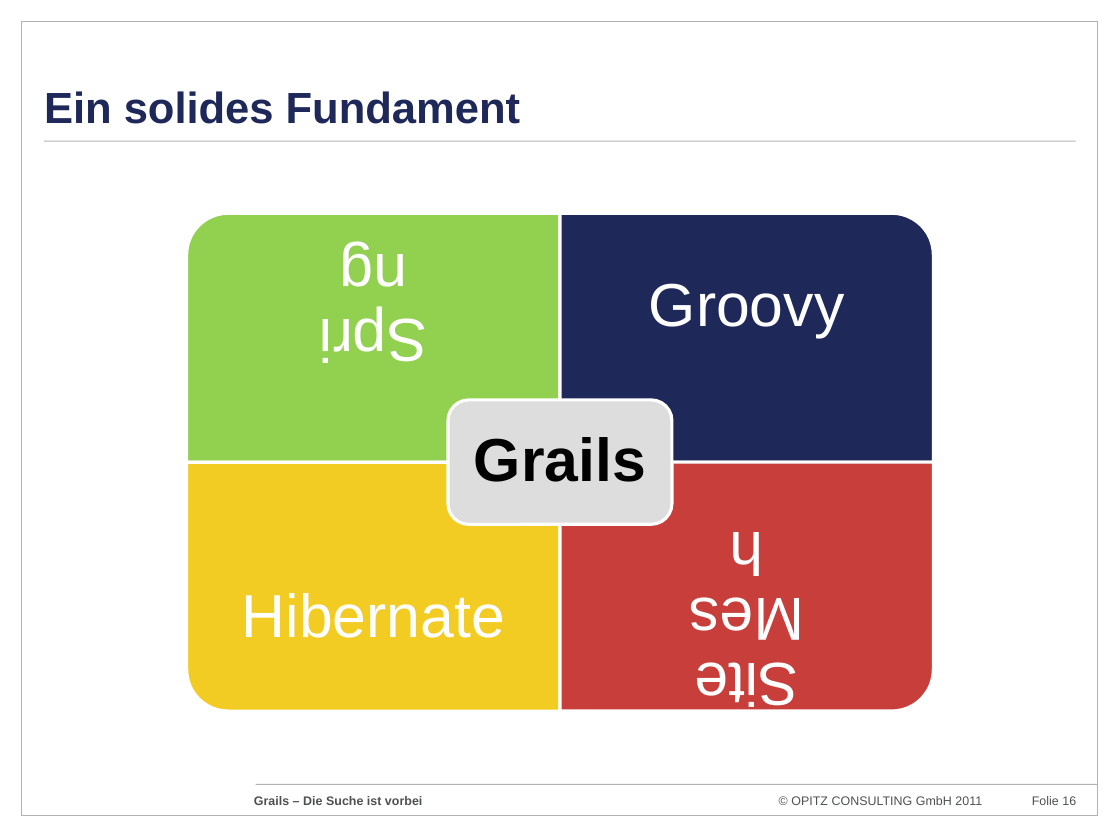
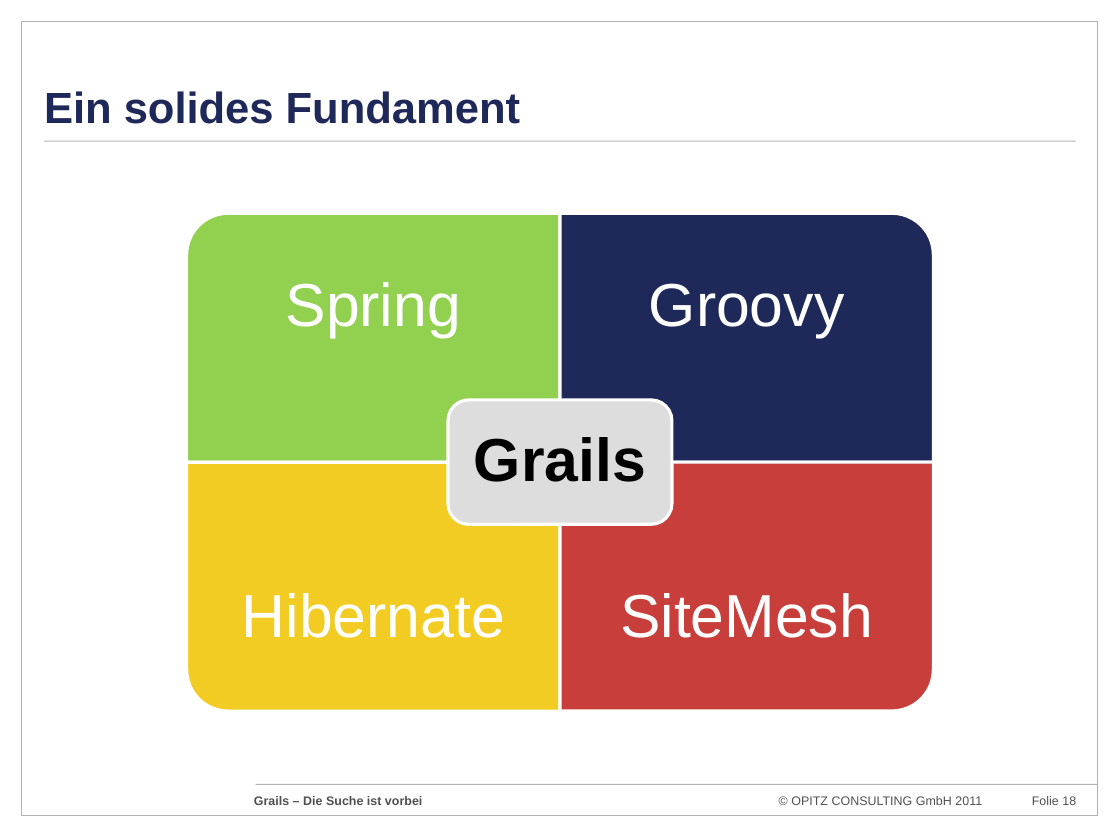
Before and after one commit to codescape/presentations, a slide deck: slide 18 of grails-die-suche-ist-vorbei/grails-jugostfalen-2012.pptx (slide 16 before the commit). Drawn at 1120x840 pixels with LibreOffice and Linux fonts; fonts in the diff are those of the drawing; background and template pictures are left out. Boxes give left, top, right and bottom in pixels: in the first picture for what was removed or moved away, otherwise in the second. Text is boxed around its words. In the diff, an @@ line names an element or a change of style, - is before the commit and + after.

```diff
--- a/grails-die-suche-ist-vorbei/grails-jugostfalen-2012.pptx
+++ b/grails-die-suche-ist-vorbei/grails-jugostfalen-2012.pptx
@@ text "Spring": place and size @@
-text "Spring" at (280,120,467,493)
+text "Spring" at (286,282,461,337)
@@ text "Spring" at (286,282,461,337): rotation 180 to 0 degrees @@
@@ text "SiteMesh" at (620,593,873,638): rotation 180 to 0 degrees @@
@@ text "SiteMesh": place and size @@
-text "SiteMesh" at (653,431,840,804)
+text "SiteMesh" at (620,593,873,638)
```
Also in this commit, not shown: 1 other slide changed, 2 slides added, 1 other file.
